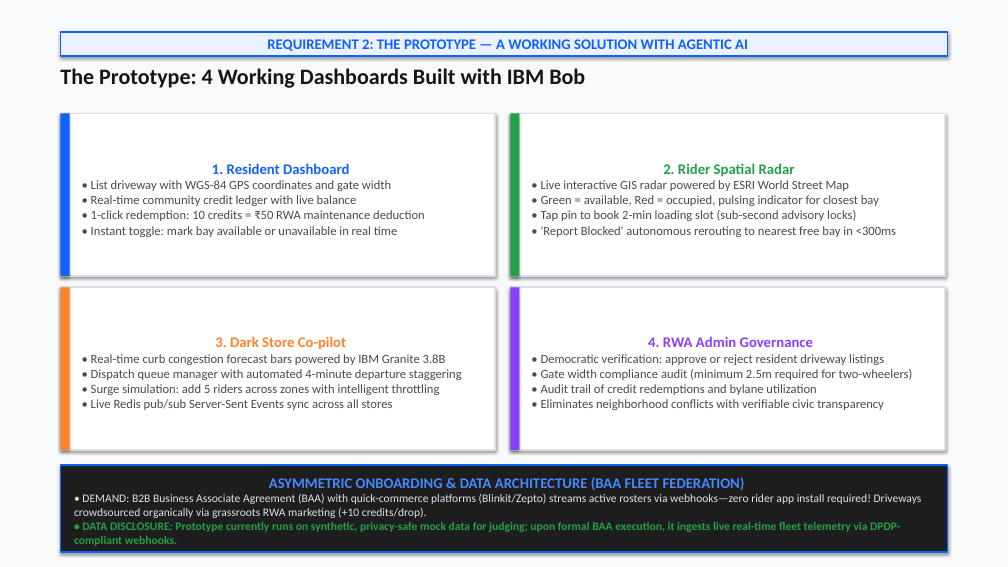
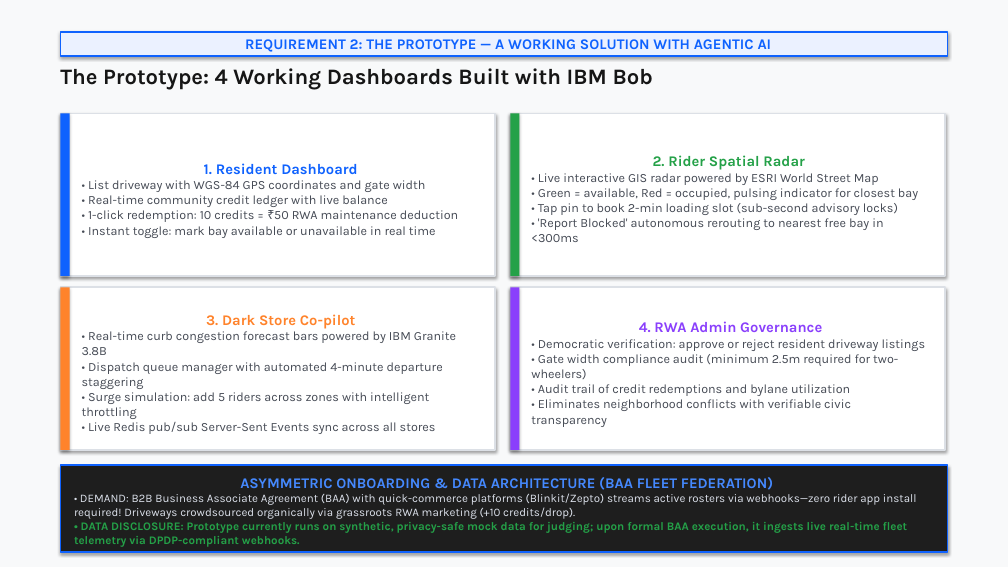
Before and after one commit to PankajKumar2804/oorushare, a slide deck: slide 4 of OoruShare_IBM_Bobathon_Theme1_Submission.pptx. Drawn at 1008x567 pixels with LibreOffice and Linux fonts; fonts in the diff are those of the drawing. Boxes give left, top, right and bottom in pixels: in the first picture for what was removed or moved away, otherwise in the second. Text is boxed around its words. In the diff, an @@ line names an element or a change of style, - is before the commit and + after.

Commit message:
chore(submission): IBM standards pass — PPTX font Calibri→IBM Plex Sans, remove non-IBM tool refs, fix JS cache-busting

```diff
--- a/OoruShare_IBM_Bobathon_Theme1_Submission.pptx
+++ b/OoruShare_IBM_Bobathon_Theme1_Submission.pptx
@@ font Calibri to Karla in 7 elements at <box>60,32,948,56</box>, <box>60,68,653,90</box>, <box>60,113,495,276</box>, <box>510,113,945,276</box>, <box>60,287,495,450</box>, <box>510,287,945,450</box>, <box>60,465,948,552</box> @@
```
Also in this commit, not shown: 10 other slides changed, 4 other files.
